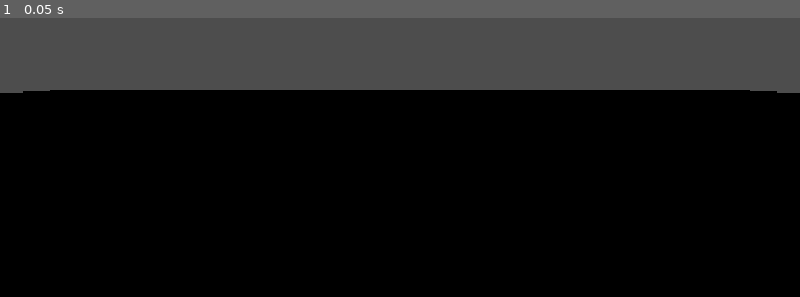
Above: before the commit, frame 1.
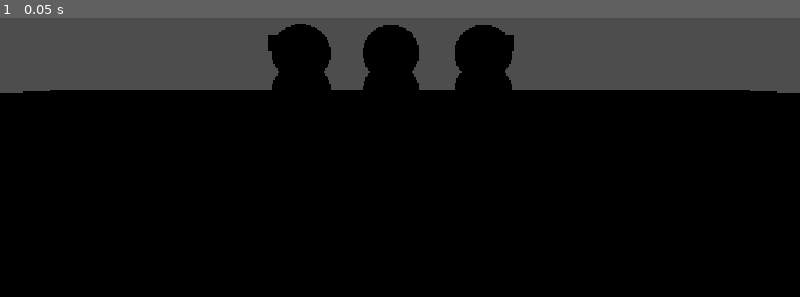
Above: after the commit, the same moment.

Repository: TdoggTH/Barrell-Game
Game: Godot game, scene res://root.tscn
Same seed, same stepped clock (60 frames per second), same inputs: the game is played once before the commit and once after it.
Inputs:
- Up to frame 1 (0.05 s): no input

The runs differ from the first frame. In frame 1, 4.4% of the frame differs, in the area x 33-65%, y 2-26%.

Commit message:
initialise enemy looks

Diff:
--- /dev/null
+++ b/game-files/basic_enemy.tscn
@@ -0,0 +1,42 @@
+[gd_scene format=3 uid="uid://b1m0h02g35vjy"]
+
+[ext_resource type="Script" uid="uid://bfwbfo5tnipio" path="res://follow_player_behaviour.gd" id="1_naotq"]
+
+[sub_resource type="SphereShape3D" id="SphereShape3D_pakj4"]
+
+[sub_resource type="SphereMesh" id="SphereMesh_pakj4"]
+
+[sub_resource type="BoxMesh" id="BoxMesh_pakj4"]
+size = Vector3(0.49902344, 0.23925781, 1)
+
+[sub_resource type="CapsuleShape3D" id="CapsuleShape3D_pakj4"]
+height = 1.5
+
+[sub_resource type="CapsuleMesh" id="CapsuleMesh_pakj4"]
+height = 1.5
+
+[node name="basic-enemy" type="CharacterBody3D" unique_id=1391856522]
+transform = Transform3D(1.2, 0, 0, 0, 1.2, 0, 0, 0, 1.2, 0, 0, 0)
+
+[node name="follow-player-behaviour" type="Node" parent="." unique_id=23366459]
+script = ExtResource("1_naotq")
+
+[node name="CollisionShape3D" type="CollisionShape3D" parent="." unique_id=1150510503]
+transform = Transform3D(0.99999976, 0, 0, 0, 0.99999976, 0, 0, 0, 0.99999976, 0, 0.92236304, 0)
+shape = SubResource("SphereShape3D_pakj4")
+debug_color = Color(3.85046e-07, 0.59540313, 0.72759503, 0.41960785)
+
+[node name="MeshInstance3D" type="MeshInstance3D" parent="CollisionShape3D" unique_id=485961010]
+transform = Transform3D(0.99999994, 0, 0, 0, 0.99999994, 0, 0, 0, 0.99999994, 0, 0, 0)
+mesh = SubResource("SphereMesh_pakj4")
+
+[node name="MeshInstance3D2" type="MeshInstance3D" parent="CollisionShape3D" unique_id=149494409]
+transform = Transform3D(0.99999976, 0, 0, 0, 0.99999976, 0, 0, 0, 0.99999976, 0.0020781965, 0.09335325, 0.36259118)
+mesh = SubResource("BoxMesh_pakj4")
+
+[node name="CollisionShape3D2" type="CollisionShape3D" parent="." unique_id=376623107]
+shape = SubResource("CapsuleShape3D_pakj4")
+
+[node name="MeshInstance3D" type="MeshInstance3D" parent="CollisionShape3D2" unique_id=214514516]
+transform = Transform3D(0.99999976, 0, 0, 0, 0.99999976, 0, 0, 0, 0.99999976, 0, 0, 0)
+mesh = SubResource("CapsuleMesh_pakj4")
--- /dev/null
+++ b/game-files/follow_player_behaviour.gd
@@ -0,0 +1,11 @@
+extends Node
+
+
+# Called when the node enters the scene tree for the first time.
+func _ready() -> void:
+	pass # Replace with function body.
+
+
+# Called every frame. 'delta' is the elapsed time since the previous frame.
+func _process(delta: float) -> void:
+	pass
--- a/game-files/root.tscn
+++ b/game-files/root.tscn
@@ -1,12 +1,31 @@
 [gd_scene format=3 uid="uid://du7t2tc48rfv"]
 
 [ext_resource type="PackedScene" uid="uid://chmdt3hsowt37" path="res://generic-floor.tscn" id="1_pyidc"]
-[ext_resource type="PackedScene" uid="uid://dru1unbjhkqnu" path="res://main-character.tscn" id="2_vvh5c"]
+[ext_resource type="PackedScene" uid="uid://b1m0h02g35vjy" path="res://basic_enemy.tscn" id="2_pyidc"]
+
+[sub_resource type="CapsuleShape3D" id="CapsuleShape3D_pakj4"]
 
 [node name="Node3D" type="Node3D" unique_id=502212124]
 
 [node name="ground" parent="." unique_id=37099076 instance=ExtResource("1_pyidc")]
 transform = Transform3D(1, 0, 0, 0, 1, 0, 0, 0, 1, 0, -1, 0)
+metadata/_edit_lock_ = true
 
-[node name="main-character" parent="." unique_id=402933344 instance=ExtResource("2_vvh5c")]
+[node name="main-character" type="CharacterBody3D" parent="." unique_id=402933344]
 transform = Transform3D(1, 0, 0, 0, 1, 0, 0, 0, 1, 0, 1.0865798, 0)
+
+[node name="Camera3D" type="Camera3D" parent="main-character" unique_id=205276155]
+transform = Transform3D(1, 0, 0, 0, 1, 0, 0, 0, 1, 0, 0.5152019, -0.4819622)
+fov = 70.0
+
+[node name="CollisionShape3D" type="CollisionShape3D" parent="main-character" unique_id=1248263248]
+shape = SubResource("CapsuleShape3D_pakj4")
+
+[node name="basic-enemy3" parent="." unique_id=1391856522 instance=ExtResource("2_pyidc")]
+transform = Transform3D(1.2, 0, 0, 0, 1.2, 0, 0, 0, 1.2, -2.0685086, 0.90000004, -7.269794)
+
+[node name="basic-enemy" parent="." unique_id=362026838 instance=ExtResource("2_pyidc")]
+transform = Transform3D(1.2, 0, 0, 0, 1.2, 0, 0, 0, 1.2, -0.19171667, 0.90000004, -7.358869)
+
+[node name="basic-enemy2" parent="." unique_id=1137367293 instance=ExtResource("2_pyidc")]
+transform = Transform3D(1.2, 0, 0, 0, 1.2, 0, 0, 0, 1.2, 1.7674203, 0.90000004, -7.3569474)
Not shown, added: game-files/follow_player_behaviour.gd.uid
